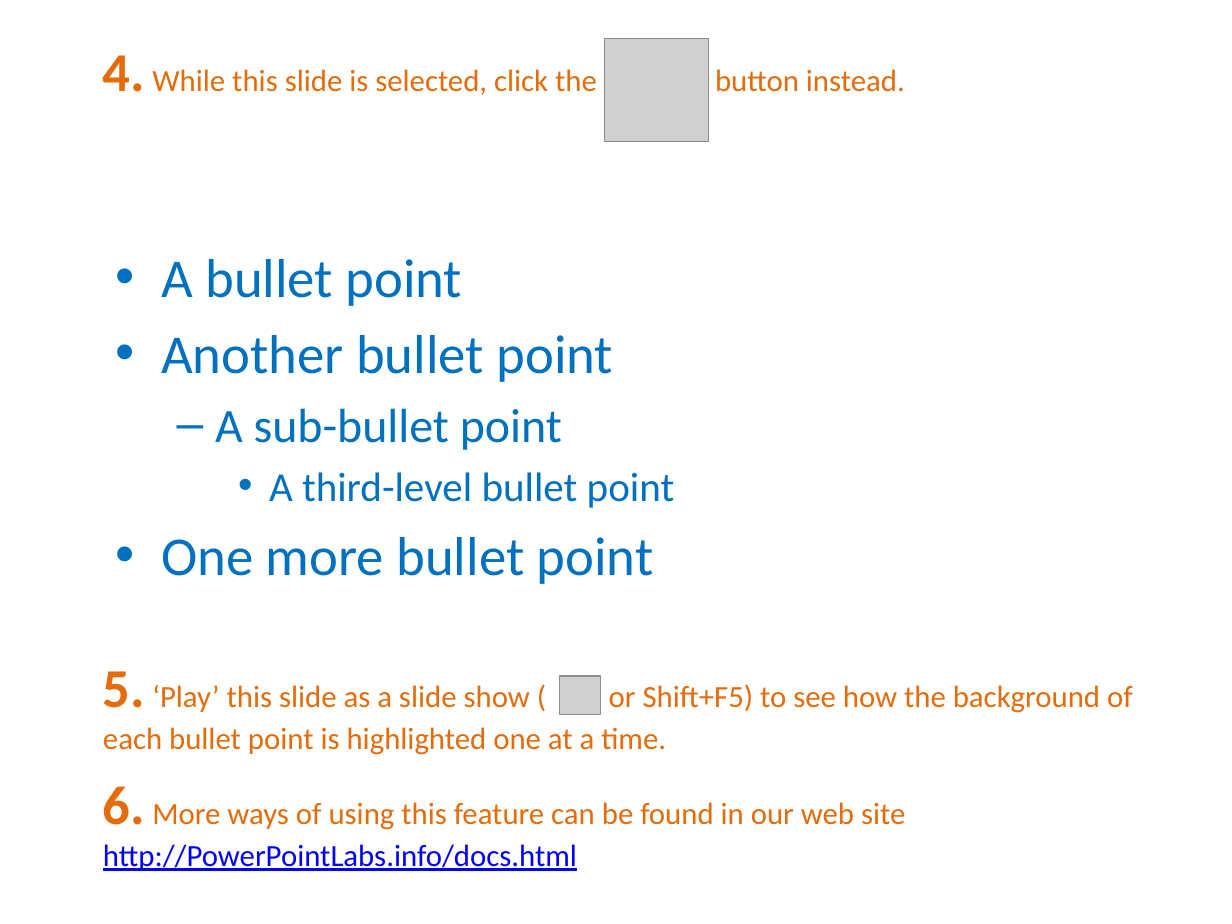
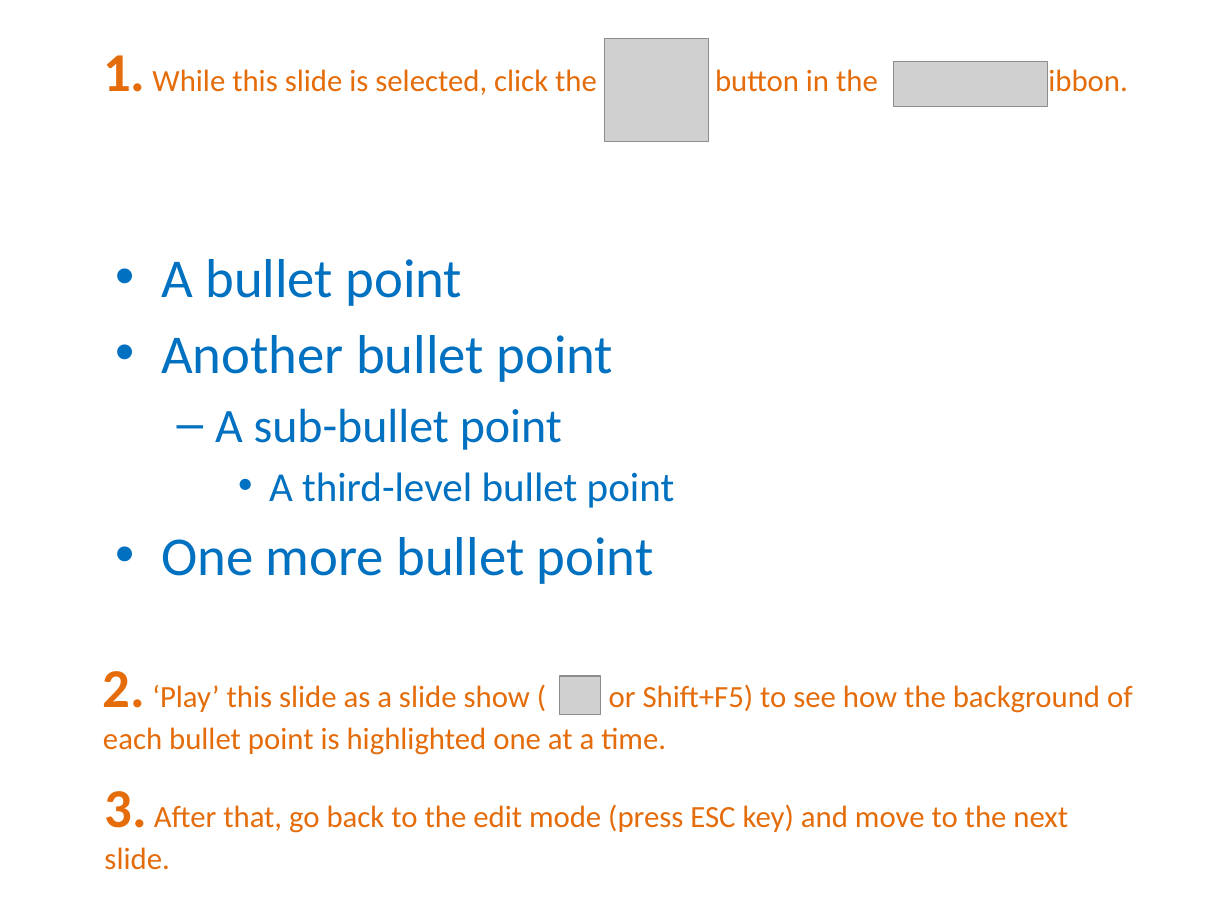
Before and after one commit to PowerPointLabs/PowerPointLabs, a slide deck: slide 6 of doc/PowerPointLabs Quick Tutorial.pptx (slide 7 before the commit). Drawn at 1232x924 pixels with LibreOffice and Linux fonts; fonts in the diff are those of the drawing; grey boxes stand for pictures. Boxes give left, top, right and bottom in pixels: in the first picture for what was removed or moved away, otherwise in the second. Text is boxed around its words. In the diff, an @@ line names an element or a change of style, - is before the commit and + after.

```diff
--- a/doc/PowerPointLabs Quick Tutorial.pptx
+++ b/doc/PowerPointLabs Quick Tutorial.pptx
@@ text at box(103, 55, 1128, 99): text changed @@
-4. While this slide is selected, click the button instead.
+1. While this slide is selected, click the button in the ribbon.
@@ picture added at box(893, 62, 1047, 106) @@
@@ text at box(103, 671, 1133, 755): text changed @@
-5. ‘Play’ this slide as a slide show ( or Shift+F5) to see how the background of each bullet point is highlighted one at a time.
+2. ‘Play’ this slide as a slide show ( or Shift+F5) to see how the background of each bullet point is highlighted one at a time.
@@ text at box(104, 791, 1068, 870): text changed @@
-6. More ways of using this feature can be found in our web site http://PowerPointLabs.info/docs.html
+3. After that, go back to the edit mode (press ESC key) and move to the next slide.
```
Also in this commit, not shown: 12 other slides changed, 7 slides added.
